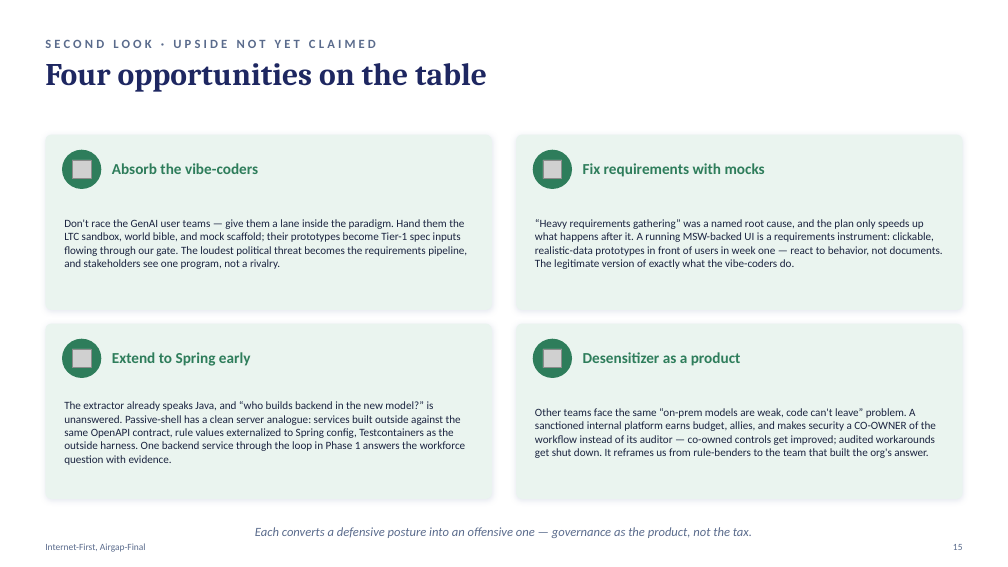
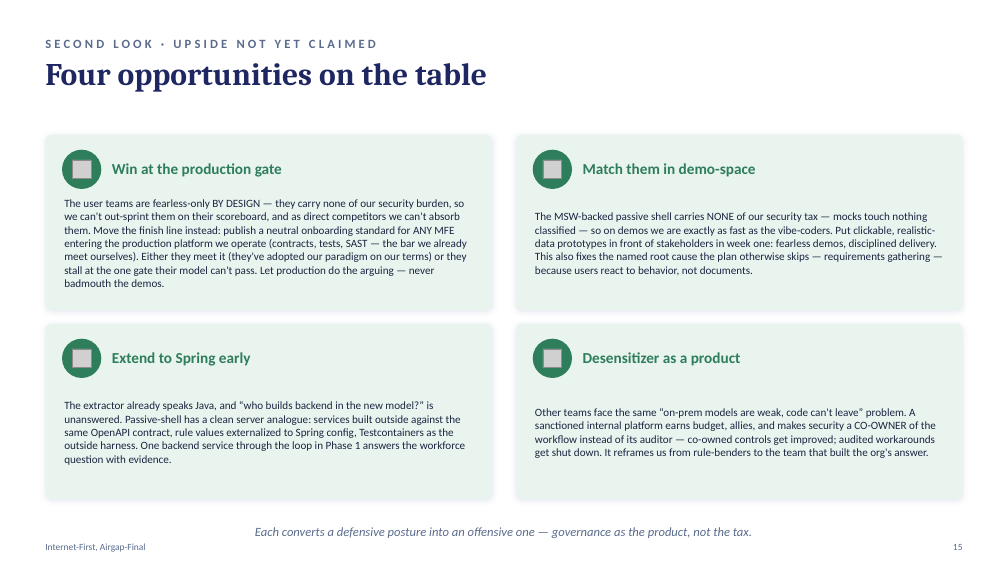
Before and after one commit to altiusx/code-desensitizer-for-airgap, a slide deck: slide 15 of docs/internet-first-airgap-final.pptx. Drawn at 1008x567 pixels with LibreOffice and Linux fonts; fonts in the diff are those of the drawing; grey boxes stand for pictures. Boxes give left, top, right and bottom in pixels: in the first picture for what was removed or moved away, otherwise in the second. Text is boxed around its words. In the diff, an @@ line names an element or a change of style, - is before the commit and + after.

```diff
--- a/docs/internet-first-airgap-final.pptx
+++ b/docs/internet-first-airgap-final.pptx
@@ text at (x1=112, y1=163, x2=282, y2=177): text changed @@
-Absorb the vibe-coders
+Win at the production gate
@@ text at (x1=583, y1=163, x2=756, y2=177): text changed @@
-Fix requirements with mocks
+Match them in demo-space
@@ text at (x1=64, y1=199, x2=467, y2=287): text changed @@
-Don't race the GenAI user teams — give them a lane inside the paradigm. Hand them the LTC sandbox, world bible, and mock scaffold; their prototypes become Tier-1 spec inputs flowing through our gate. The loudest political threat becomes the requirements pipeline, and stakeholders see one program, not a rivalry.
+The user teams are fearless-only BY DESIGN — they carry none of our security burden, so we can't out-sprint them on their scoreboard, and as direct competitors we can't absorb them. Move the finish line instead: publish a neutral onboarding standard for ANY MFE entering the production platform we operate (contracts, tests, SAST — the bar we already meet ourselves). Either they meet it (they've adopted our paradigm on our terms) or they stall at the one gate their model can't pass. Let production do the arguing — never badmouth the demos.
@@ text at (x1=535, y1=212, x2=937, y2=275): text changed @@
-“Heavy requirements gathering” was a named root cause, and the plan only speeds up what happens after it. A running MSW-backed UI is a requirements instrument: clickable, realistic-data prototypes in front of users in week one — react to behavior, not documents. The legitimate version of exactly what the vibe-coders do.
+The MSW-backed passive shell carries NONE of our security tax — mocks touch nothing classified — so on demos we are exactly as fast as the vibe-coders. Put clickable, realistic-data prototypes in front of stakeholders in week one: fearless demos, disciplined delivery. This also fixes the named root cause the plan otherwise skips — requirements gathering — because users react to behavior, not documents.
```
Also in this commit, not shown: 3 other slides changed, 1 slide added, 1 other file.
